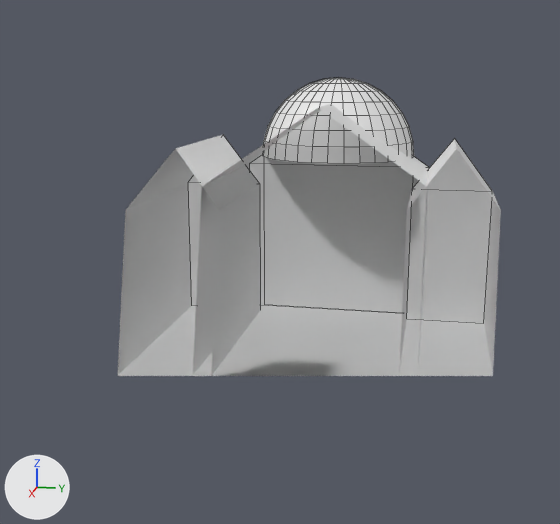
The Blender file LOD showcase/Assets/Blender/bifg.blend as it was, and as the next commit left it.
Camera for both pictures: a camera (50 mm lens) standing at (24.35, 3.85, 8.05) and looking at (-0.78, -1.18, 1.77). The lights are fixed; the arrows at lower left show +X, +Y and +Z. The first picture is the older version. Mesh edges are drawn as thin lines. Everything nearer to the camera than a plane just in front of the edit is cut away.
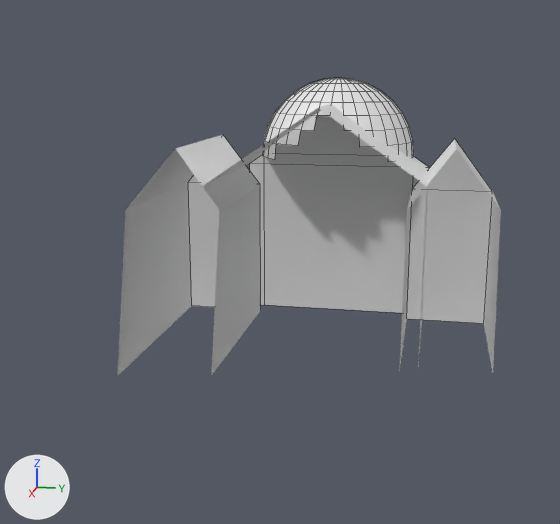
What the commit changed:
me_cube is used by ob_cube; location (0.0, 0.0, 0.0); scale (1.0, 1.2, 1.0).
Verts and faces of me_cube; kept vertices keep their numbers, new ones are numbered from 10.
Before the commit, vertices of me_cube: 0 (-6.6, -3.0, -1.6), 1 (-6.6, -3.0, 4.4) at pixel (249, 163), 2 (-6.6, 3.0, -1.6), 4 (5.4, -3.0, -1.6), 5 (5.4, -3.0, 4.4).
Before the commit, vertices of me_cube: 6 (5.4, 3.0, -1.6).
me_cube had 10 vertices, 9 faces and spanned x -6.6..5.4, y -3.0..3.0, z -1.6..6.89.
me_cube now has 10 vertices, 7 faces and spans x -6.6..5.4, y -3.0..3.0, z -1.6..6.89.
Part 1, on me_cube:
Faces deleted: (0, 4, 5, 1), (0, 2, 6, 4).
me_cylinder is used by ob_cylinder; location (0.0, 0.0, 0.0).
me_cylinder had 274 vertices, 274 faces and spanned x -9.6..-3.6, y -3.0..3.0, z -1.6..7.81.
me_cylinder now has 263 vertices, 259 faces and spans x -9.6..-3.88, y -3.0..3.0, z -1.6..7.81.
me_cylinder part 2: 11 vertices removed from x -4.11..-3.6, y -1.67..1.67, z 4.81..5.96.
me_cube_001 is used by ob_cube_001; location (0.0, 0.0, 0.0).
Verts and faces of me_cube_001; kept vertices keep their numbers, new ones are numbered from 10.
Before the commit, vertices of me_cube_001: 0 (-5.85, 3.0, -1.6) at pixel (406, 318), 2 (-5.85, 6.0, -1.6) at pixel (483, 323), 4 (4.65, 3.0, -1.6), 6 (4.65, 6.0, -1.6).
me_cube_001 had 10 vertices, 9 faces and spanned x -5.85..4.65, y 3.0..6.0, z -1.6..5.6.
me_cube_001 now has 10 vertices, 8 faces and spans x -5.85..4.65, y 3.0..6.0, z -1.6..5.6.
Part 3, on me_cube_001:
Faces deleted: (0, 2, 6, 4).

Pixel boxes [x1, y1, x2, y2] of what changed, in the pictures (560 x 524 px):
'Cube', reshaped
    before: [193, 104, 429, 376]
    after: [203, 104, 429, 367]
'Cylinder', reshaped
    before: [262, 78, 414, 164]
    after: [262, 78, 414, 162]
part 1 of me_cube, deleted
    before: [193, 163, 420, 376]
part 2 of me_cylinder, deleted
    before: [275, 116, 388, 164]
part 3 of me_cube_001, deleted
    before: [118, 306, 493, 376]
